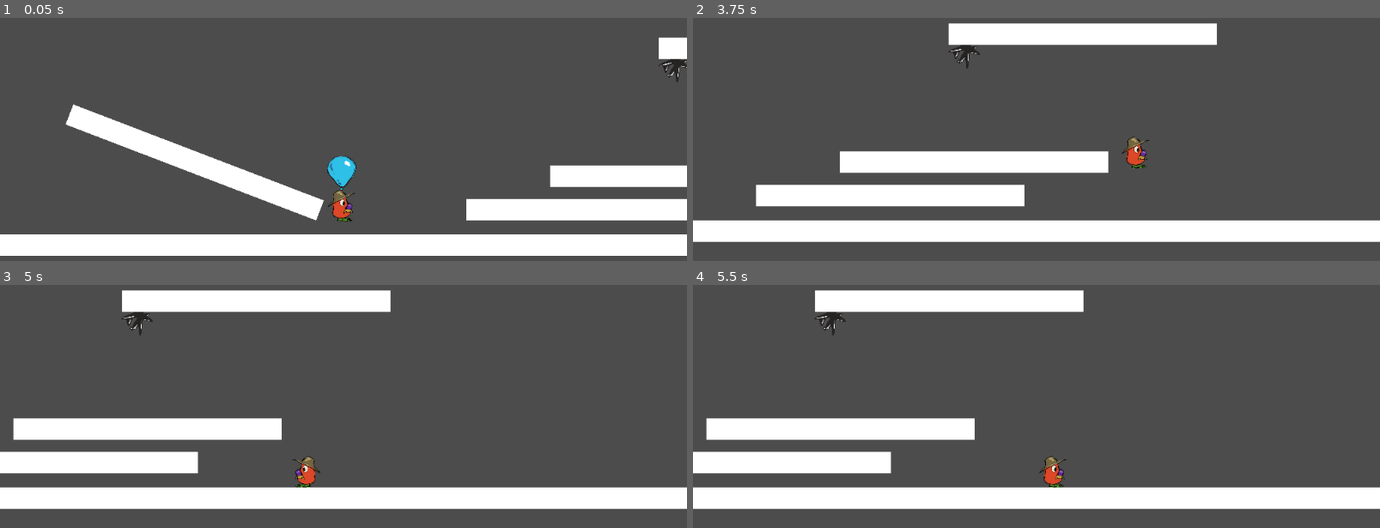
Above: before the commit, frames 1-4 (two rows, left to right).
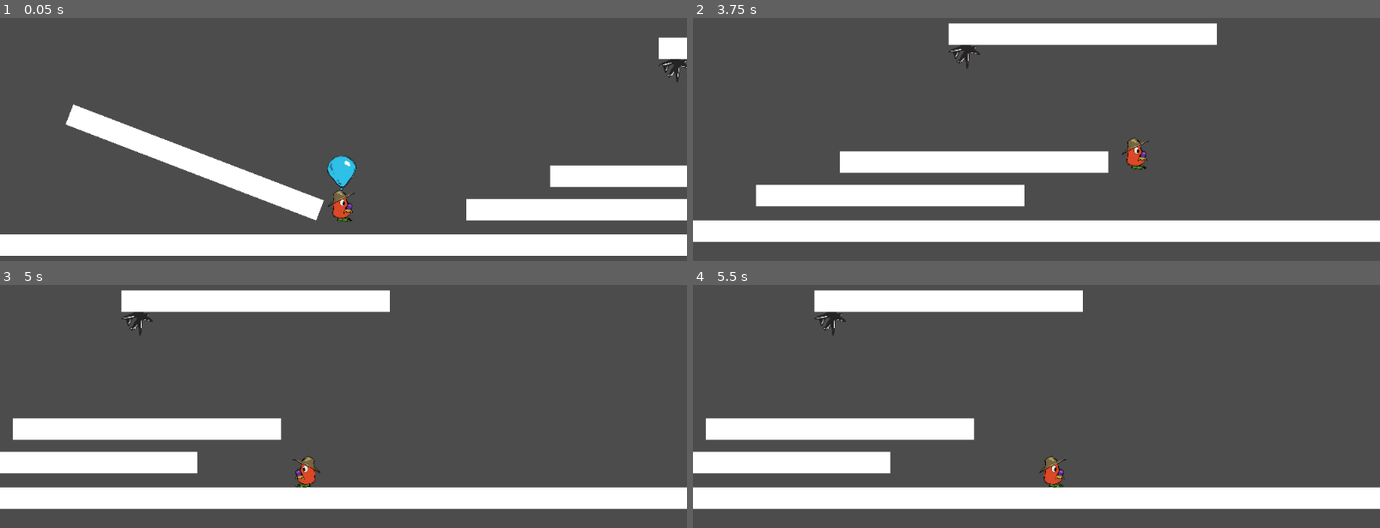
Above: after the commit, the same moments.

Repository: Vikeo/LudumDare50
Game: Godot game, scene res://Scenes/TestLevel.tscn
The game is run twice, just before and just after one commit, with the same random seed, the same clock (stepped at 60 frames per second) and the same inputs.
Inputs:
- Up to frame 1 (0.05 s): no input
- Up to frame 2 (3.75 s): hold Right (player_right) 0.53-2.03 s; tap Space (player_jump) at 0.77, 1.52, 3.02 s; hold Left (player_left) 2.03-2.78 s; hold Right (player_right) from 2.78 s (still down)
- Up to frame 3 (5 s): tap Space (player_jump) at 3.77, 4.52 s; release Right (player_right) at 4.28 s; hold Left (player_left) from 4.28 s (still down)
- Up to frame 4 (5.5 s): release Left (player_left) at 5.03 s; hold Right (player_right) from 5.03 s (still down)

Frame 1 is identical in both runs. In frame 2, 0.2% of the frame differs, in the area x 38-67%, y 15-63%; in frame 3, less than 0.1%; in frame 4, less than 0.1%.

Commit message:
tydied up some code

Diff:
--- a/Scenes/Actors/Player/Fall.gd
+++ b/Scenes/Actors/Player/Fall.gd
@@ -5,10 +5,10 @@
 
 onready var buffer_timer : Timer = $BufferTimer
 
-func enter(msg = {}):
+func enter(_msg = {}):
 	wants_to_jump = false
 
-func physics_update(delta: float) -> void:
+func physics_update(_delta: float) -> void:
 
 	if player.vertical_velocity != player.max_gravity_force:
 		player.vertical_velocity = player.max_gravity_force
--- a/Scenes/Actors/Player/Idle.gd
+++ b/Scenes/Actors/Player/Idle.gd
@@ -4,9 +4,9 @@
 
 
 func enter(_msg := {}) -> void:
-	pass
+	player.snap_vector = Vector2.DOWN
 
-func update(delta: float) -> void:
+func update(_delta: float) -> void:
 	# If you have platforms that break when standing on them, you need that check for
 	# the character to fall.
 	if not player.is_on_floor():
--- a/Scenes/Actors/Player/Jump.gd
+++ b/Scenes/Actors/Player/Jump.gd
@@ -7,6 +7,7 @@
 var exiting_jump = false
 
 func enter(msg = {}) -> void:
+	player.snap_vector = Vector2.ZERO
 	if msg.has("buffered_jump") and !msg.buffered_jump:
 		exiting_jump = true
 	else:
@@ -19,7 +20,7 @@
 	if Input.is_action_just_released("player_jump"):
 		exiting_jump = true
 
-func physics_update(delta: float) -> void:
+func physics_update(_delta: float) -> void:
 	if exiting_jump and min_timer.is_stopped():
 		state_machine.transition_to("Fall")
 	if player.vertical_velocity != -player.jump_force:
--- a/Scenes/Actors/Player/Player.gd
+++ b/Scenes/Actors/Player/Player.gd
@@ -40,6 +40,7 @@
 var velocity:Vector2 = Vector2.ZERO
 var input_vector:Vector2 = Vector2.ZERO
 var vertical_velocity:float = 0.0
+var snap_vector: Vector2 = Vector2.DOWN
 
 #onready var
 onready var sprite : Sprite = $Sprite
@@ -51,9 +52,9 @@
 
 func _physics_process(delta: float) -> void:
 	apply_gravity(delta)
-	velocity = move_and_slide(velocity, Vector2.UP)
+	velocity = move_and_slide_with_snap(velocity, snap_vector, Vector2.UP, true)
 # Called every frame. 'delta' is the elapsed time since the previous frame.
-func _process(delta: float) -> void:
+func _process(_delta: float) -> void:
 	if balloon.popped:
 		acceleration = nb_acceleration
 		friction = nb_friction
--- a/Scenes/Actors/Player/Player.tscn
+++ b/Scenes/Actors/Player/Player.tscn
@@ -8,7 +8,6 @@
 [ext_resource path="res://Sprites/Player/Balloon.png" type="Texture" id=6]
 [ext_resource path="res://Scenes/Actors/Player/Jump.gd" type="Script" id=7]
 [ext_resource path="res://Scenes/Actors/Player/Fall.gd" type="Script" id=8]
-[ext_resource path="res://Scenes/PlayerCamera.gd" type="Script" id=9]
 [ext_resource path="res://Scenes/Actors/Player/PlayerBalloon.gd" type="Script" id=10]
 
 [sub_resource type="CapsuleShape2D" id=1]
@@ -118,9 +117,7 @@
 drag_margin_top = 0.7
 drag_margin_right = 0.25
 drag_margin_bottom = 0.0
-script = ExtResource( 9 )
 
 [connection signal="area_entered" from="Balloon" to="Balloon" method="_on_Balloon_area_entered"]
-[connection signal="transitioned" from="StateMachine" to="PlayerCamera" method="_on_StateMachine_transitioned"]
 [connection signal="timeout" from="StateMachine/Jump/JumpHoldTimer" to="StateMachine/Jump" method="_on_JumpHoldTimer_timeout"]
 [connection signal="timeout" from="StateMachine/Fall/BufferTimer" to="StateMachine/Fall" method="_on_BufferTimer_timeout"]
--- a/Scenes/Actors/Player/PlayerBalloon.gd
+++ b/Scenes/Actors/Player/PlayerBalloon.gd
@@ -20,6 +20,6 @@
 
 	rotation_degrees = lerp(rotation_degrees, rotation_target, 10 * delta)
 
-func _on_Balloon_area_entered(area: Area2D) -> void:
+func _on_Balloon_area_entered(_area: Area2D) -> void:
 	visible = false
 	popped = true
Not shown: 1 places in Scenes/Actors/Player/Player.tscn that only renumber resources
